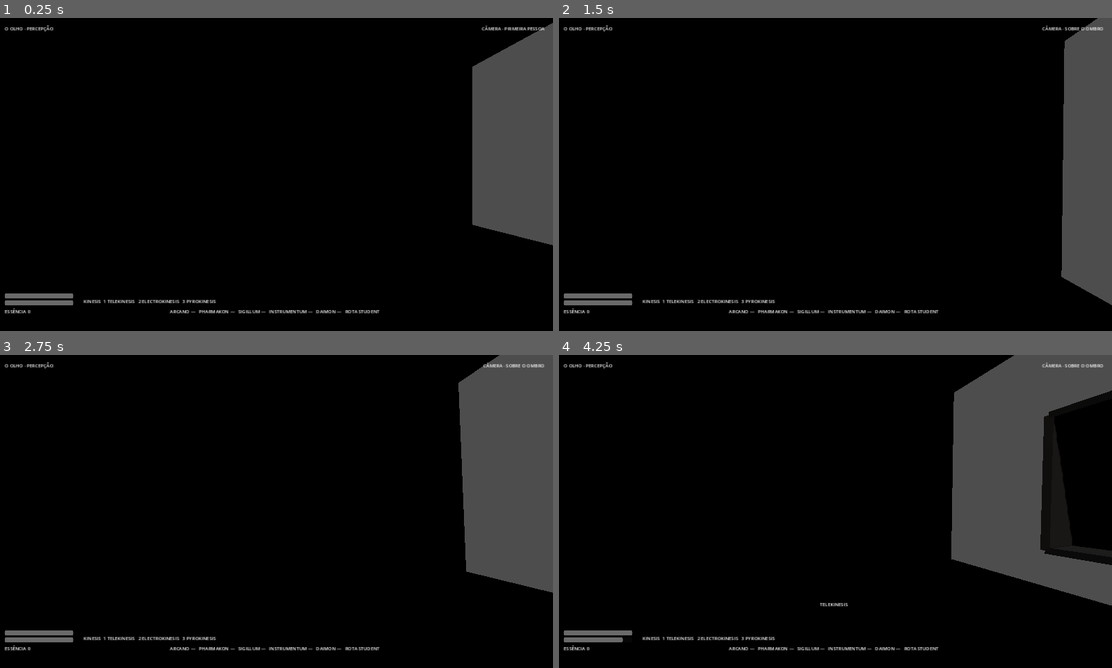
Above: before the commit, frames 1-4 (two rows, left to right).
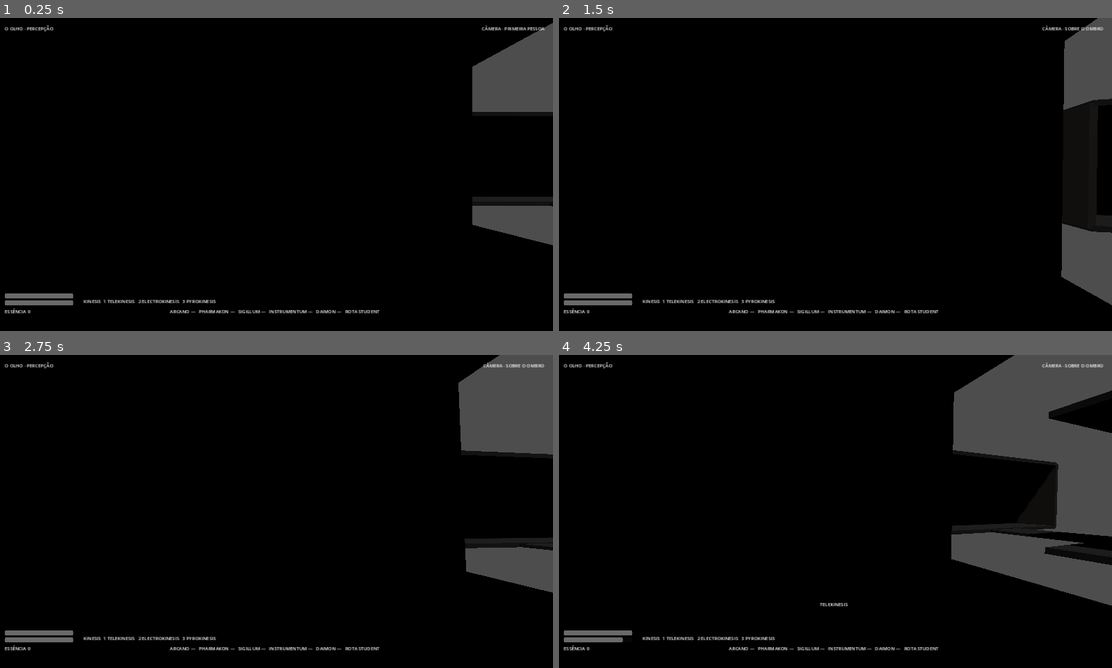
Above: after the commit, the same moments.

Repository: neuralSynapse/societaselectorum
Game: Godot game, scene res://scenes/boot/Main.tscn
Two runs of this game, one before a commit and one after it. Both use one fixed random seed, a clock stepped at 60 frames per second and the inputs below.
Inputs (mouse positions are in pixels of both pictures, inside the frame that each line leads up to):
- Up to frame 1 (0.25 s): no input
- Up to frame 2 (1.5 s): tap Enter (ui_accept) at 0.5 s; move the mouse to (863, 174) at 0.52 s; hold V (camera_toggle) 0.53-1.28 s; hold W (move_forward) from 0.53 s (still down); tap Space (jump) at 0.77 s; move the mouse to (807, 174) at 1.27 s; tap C (consume) at 1.35 s
- Up to frame 3 (2.75 s): keep holding W (move_forward); tap Space (jump) at 1.52 s; tap Enter (ui_accept) at 2 s; move the mouse to (287, 505) at 2.02 s; hold R (instrument) from 2.03 s (still down)
- Up to frame 4 (4.25 s): keep holding W (move_forward); move the mouse to (824, 517) at 2.77 s; release R (instrument) at 2.78 s; tap E (interact) at 2.85 s; tap Space (jump) at 3.02, 3.77 s; move the mouse to (874, 514) at 3.52 s; hold 1 (kinesis_1) from 3.53 s (still down)

The runs differ from the first frame. In frame 1, 4.4% of the frame differs, in the area x 85-100%, y 30-61%; in frame 2, 3.6%; in frame 3, 5.0%; in frame 4, 8.0%, in the area x 70-100%, y 19-63%.

Commit message:
fix: separate special room generation from runtime access gate

Diff:
--- a/game/chronica-harun/scripts/generation/SpecialRoomDirector.gd
+++ b/game/chronica-harun/scripts/generation/SpecialRoomDirector.gd
@@ -16,13 +16,13 @@
     var parsed = JSON.parse_string(file.get_as_text())
     return parsed if parsed is Array else []
 
-func eligible_rooms(stage_index: int, cycle: int, context: Dictionary) -> Array:
+func eligible_rooms(stage_index: int, cycle: int, context: Dictionary, for_generation: bool = false) -> Array:
     var out: Array = []
     for room in definitions:
         if stage_index < int(room.get("min_stage",0)): continue
         var eligibility: Dictionary = room.get("eligibility",{})
         if eligibility.has("stage_id") and String(eligibility.stage_id) != String(context.get("stage_id","")): continue
-        if int(context.get("rooms_cleared",0)) < int(eligibility.get("min_rooms_cleared",0)): continue
+        if not for_generation and int(context.get("rooms_cleared",0)) < int(eligibility.get("min_rooms_cleared",0)): continue
         if cycle < int(eligibility.get("min_cycle",0)): continue
         if eligibility.get("requires_secret_found",false) and not context.get("secret_found",false): continue
         if eligibility.has("requires_codex_entries") and int(context.get("codex_entries",0)) < int(eligibility.requires_codex_entries): continue
@@ -35,7 +35,7 @@
     var rng := RandomNumberGenerator.new()
     rng.seed = seed + stage_index * 1009 + cycle * 9176
     var rolled: Array = []
-    for room in eligible_rooms(stage_index, cycle, context):
+    for room in eligible_rooms(stage_index, cycle, context, true):
         if String(room.get("exclusive_group", "")) == "postboss_path" or room.id == "initiation": continue
         var chance := float(room.get("base_chance",0.0))
         if room.id == "secret": chance = minf(.95, chance + cycle*.025)
